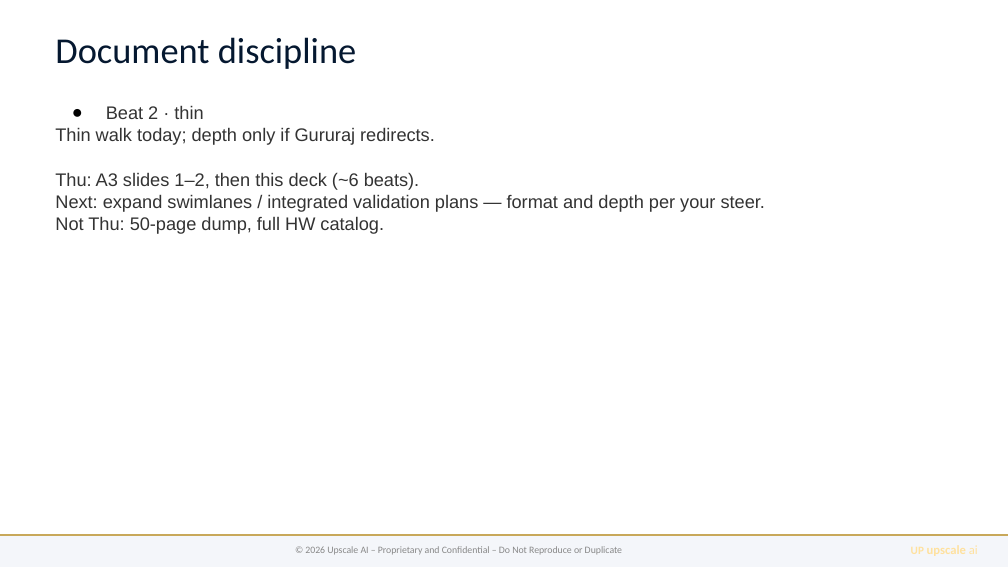
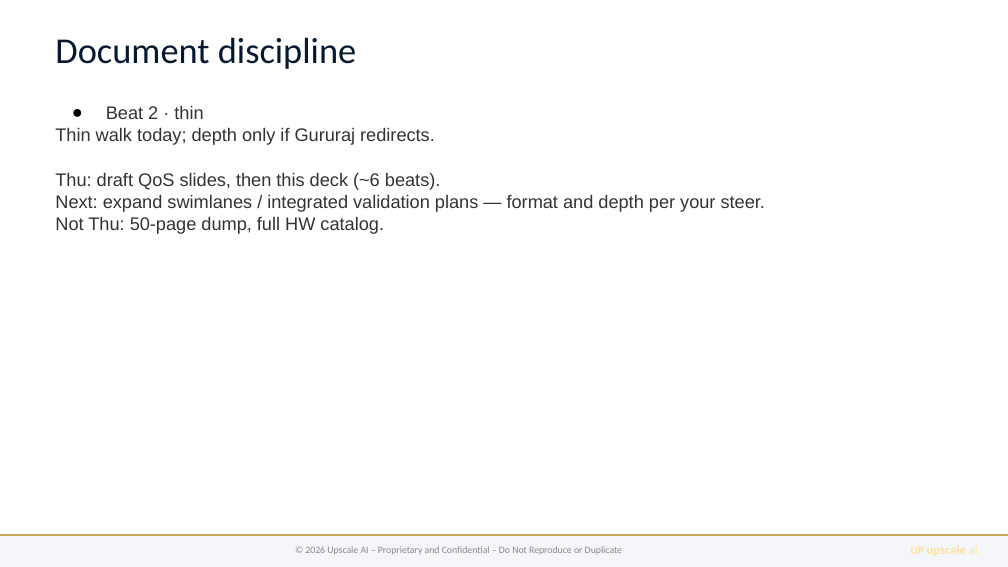
Before and after one commit to upscale-ai-network/agent-template, a slide deck: slide 3 of dt100/manager-arch-vision-b6.pptx. Drawn at 1008x567 pixels with LibreOffice and Linux fonts; fonts in the diff are those of the drawing. Boxes give left, top, right and bottom in pixels: in the first picture for what was removed or moved away, otherwise in the second. Text is boxed around its words. In the diff, an @@ line names an element or a change of style, - is before the commit and + after.

```diff
--- a/dt100/manager-arch-vision-b6.pptx
+++ b/dt100/manager-arch-vision-b6.pptx
@@ text at box(55, 172, 440, 190): text changed @@
-Thu: A3 slides 1–2, then this deck (~6 beats).
+Thu: draft QoS slides, then this deck (~6 beats).
```
Also in this commit, not shown: 6 other slides changed, 20 other files.
